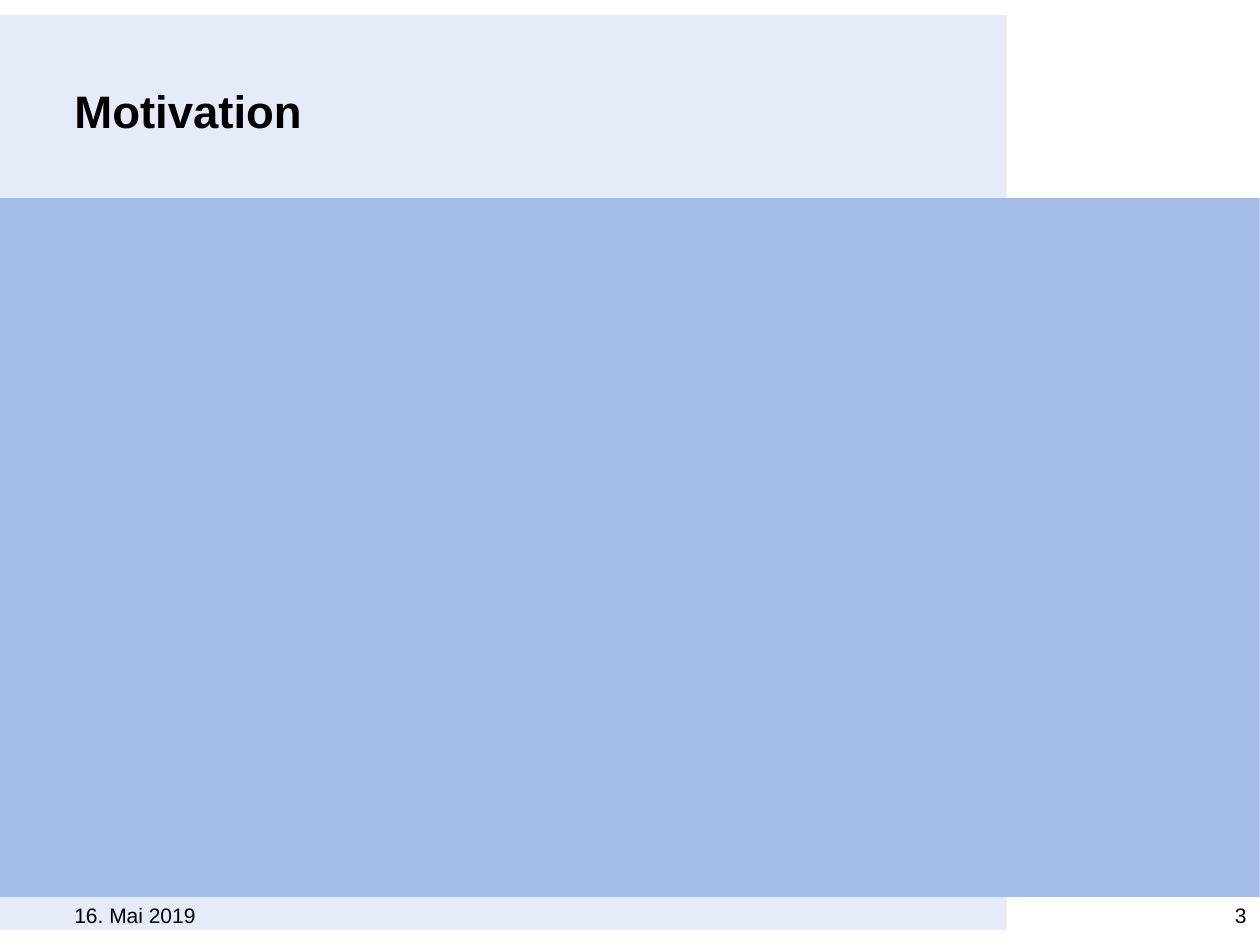
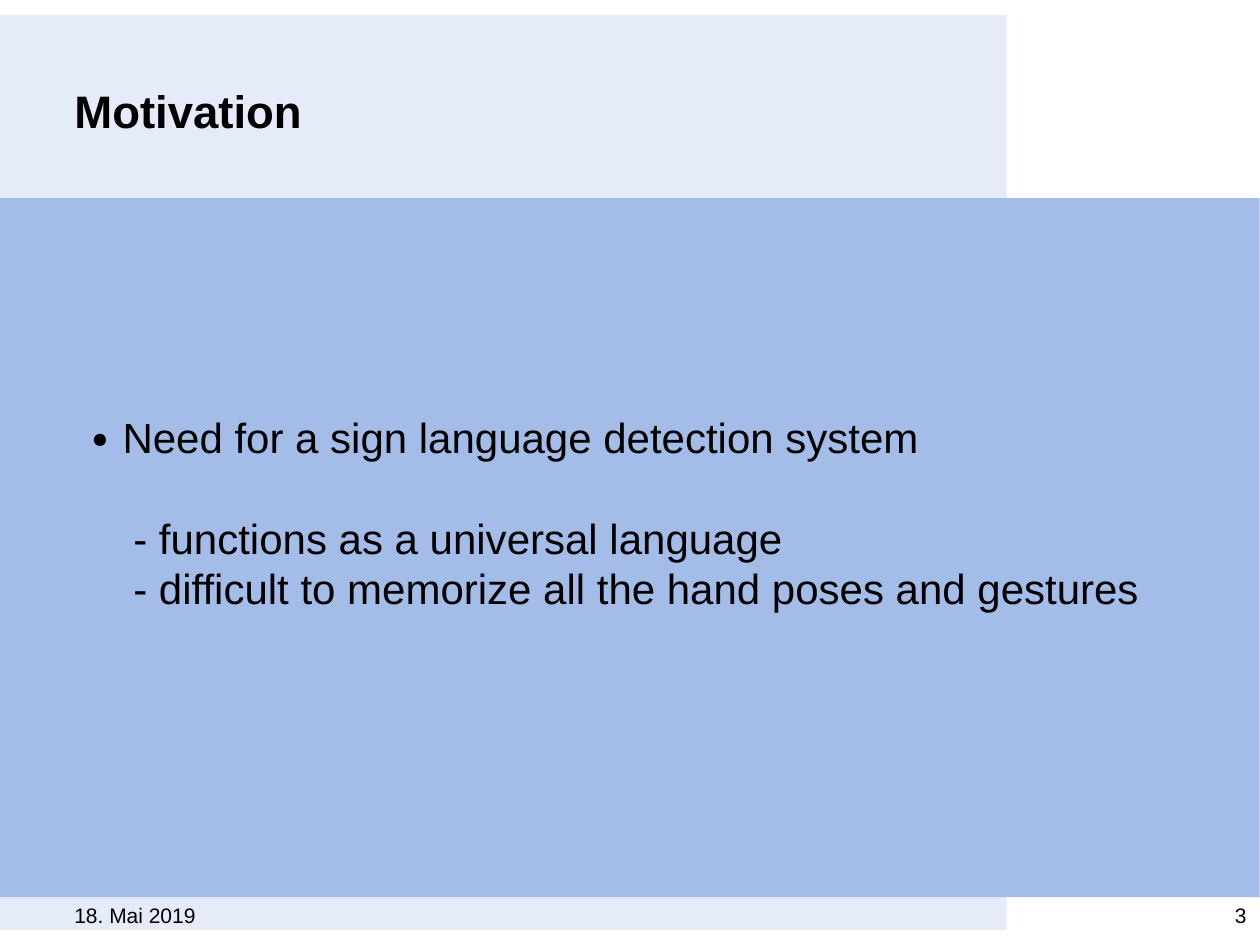
Before and after one commit to MeiLing90/ATML19_Group3A, a slide deck: slide 3 of ATML_presentation.pptx. Drawn at 1260x945 pixels with LibreOffice and Linux fonts; fonts in the diff are those of the drawing; background and template pictures are left out. Boxes give left, top, right and bottom in pixels: in the first picture for what was removed or moved away, otherwise in the second. Text is boxed around its words. In the diff, an @@ line names an element or a change of style, - is before the commit and + after.

```diff
--- a/ATML_presentation.pptx
+++ b/ATML_presentation.pptx
@@ text added at [123, 422, 1138, 612], 24 pt, text #000000 @@
+∙ Need for a sign language detection system
+- functions as a universal language
+- difficult to memorize all the hand poses and gestures
@@ text at [74, 907, 196, 924]: text changed @@
-16. Mai 2019
+18. Mai 2019
```
Also in this commit, not shown: 10 other slides changed.
